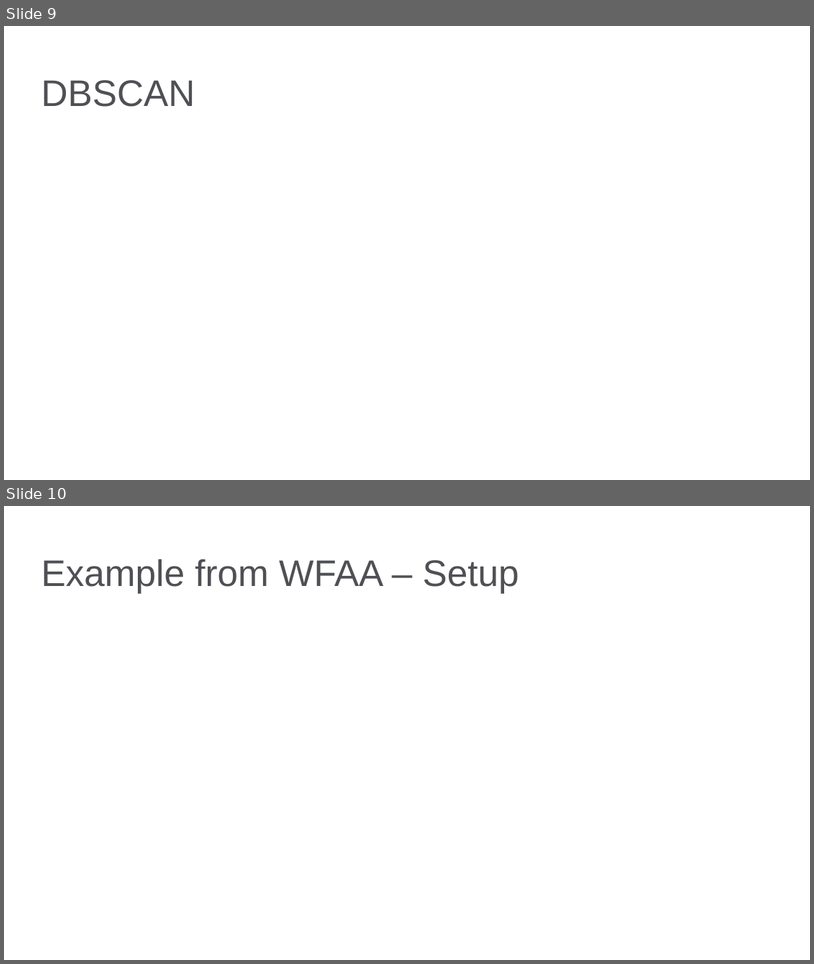
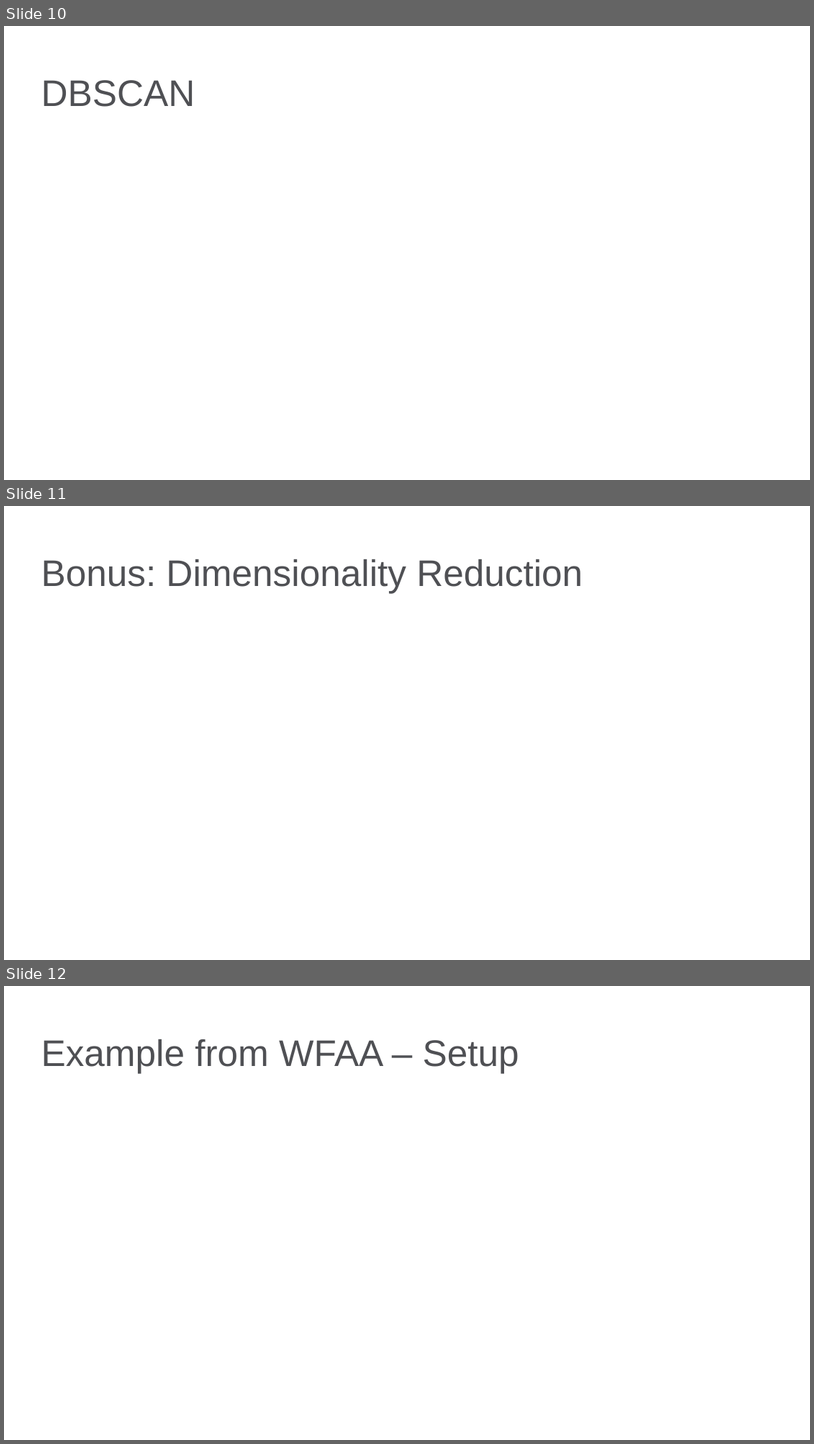
Before and after one commit to bgstieber/APRA-PD-DAS-2019, a slide deck: Generating Insights from Clustering Large Donors - BStieber APRA DAS19.pptx. Shown one above the other, each under a label of ours: slides 9 and 10 before the commit, slides 10, 11 and 12 after it. The pictures are 814x964 and 814x1444 pixels, drawn with LibreOffice and Linux fonts; fonts in the diff are those of the drawing; background and template pictures are left out. Boxes give left, top, right and bottom in pixels: in the first picture for what was removed or moved away, otherwise in the second. Text is boxed around its words. In the diff, an @@ line names an element or a change of style, - is before the commit and + after.

```diff
--- a/Generating Insights from Clustering Large Donors - BStieber APRA DAS19.pptx
+++ b/Generating Insights from Clustering Large Donors - BStieber APRA DAS19.pptx
@@ slide 11 added at bbox=[4, 506, 810, 960], background picture (left out) @@
@@ title added at bbox=[41, 559, 583, 593], 33 pt, text #4F5054 @@
+Bonus: Dimensionality Reduction
@@ what was slide 9 is now slide 10 @@
@@ what was slide 10 is now slide 12 @@
```
Also in this commit, not shown: 1 slide changed, 1 other slide added.
